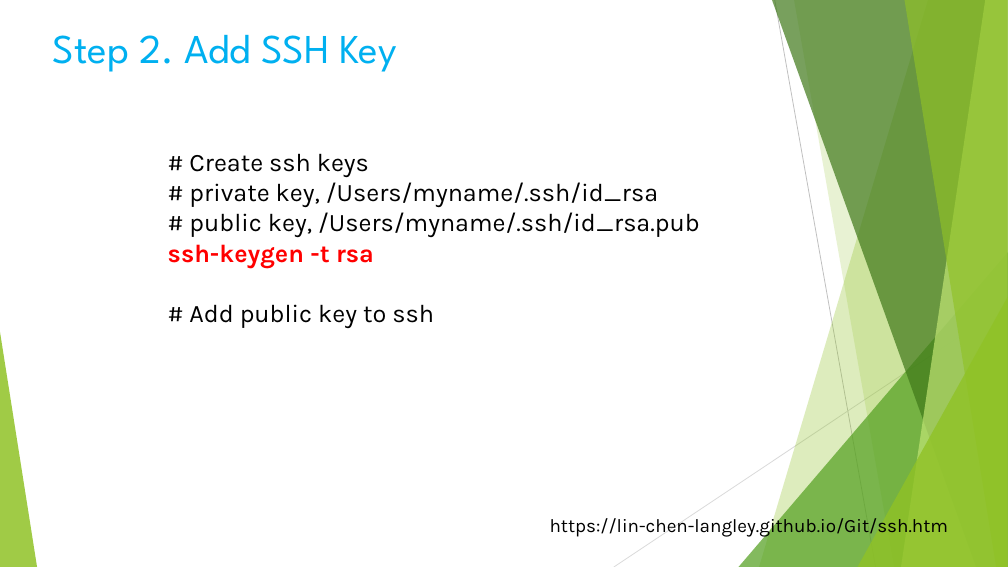
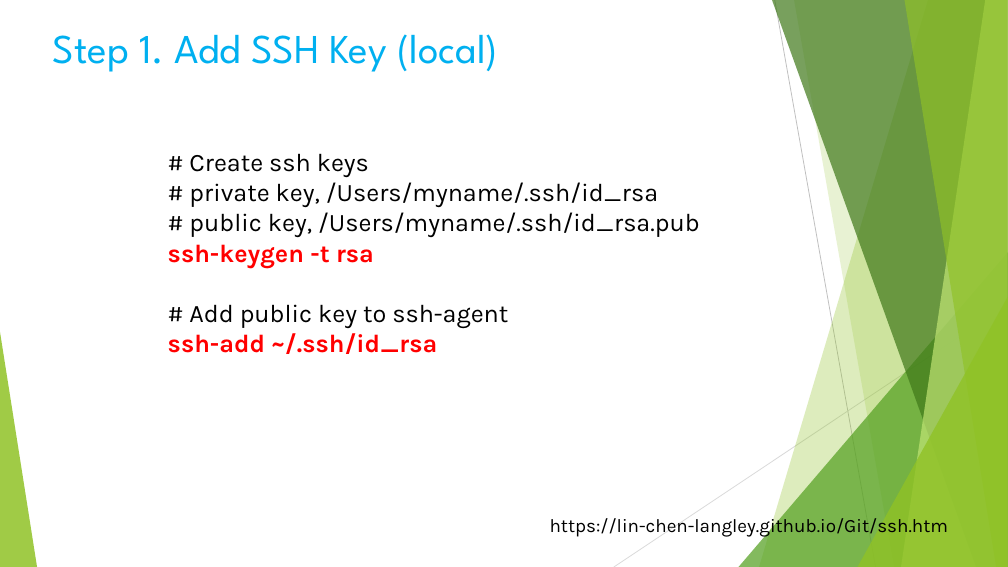
Before and after one commit to lin-chen-DLA/lin-chen-DLA.github.io, a slide deck: slide 4 of Volunteer/Programming/HTML_8.pptx (slide 5 before the commit). Drawn at 1008x567 pixels with LibreOffice and Linux fonts; fonts in the diff are those of the drawing. Boxes give left, top, right and bottom in pixels: in the first picture for what was removed or moved away, otherwise in the second. Text is boxed around its words. In the diff, an @@ line names an element or a change of style, - is before the commit and + after.

```diff
--- a/Volunteer/Programming/HTML_8.pptx
+++ b/Volunteer/Programming/HTML_8.pptx
@@ text at [53, 34, 498, 72]: text changed @@
-Step 2. Add SSH Key
+Step 1. Add SSH Key (local)
@@ text at [168, 304, 508, 354]: text changed @@
-# Add public key to ssh
+# Add public key to ssh-agent
+ssh-add ~/.ssh/id_rsa
```
Also in this commit, not shown: 5 other slides changed, 2 other files.
